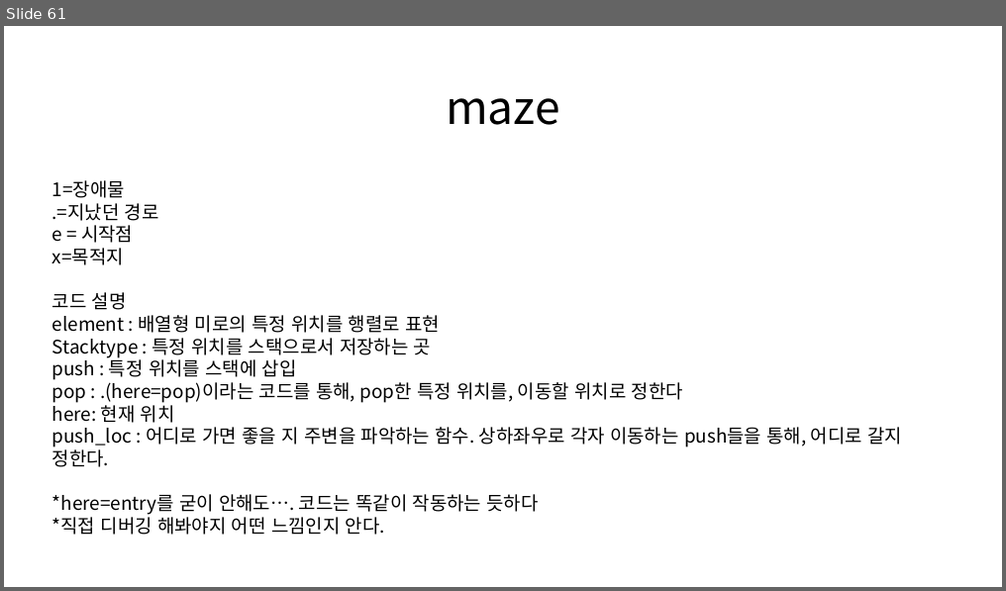
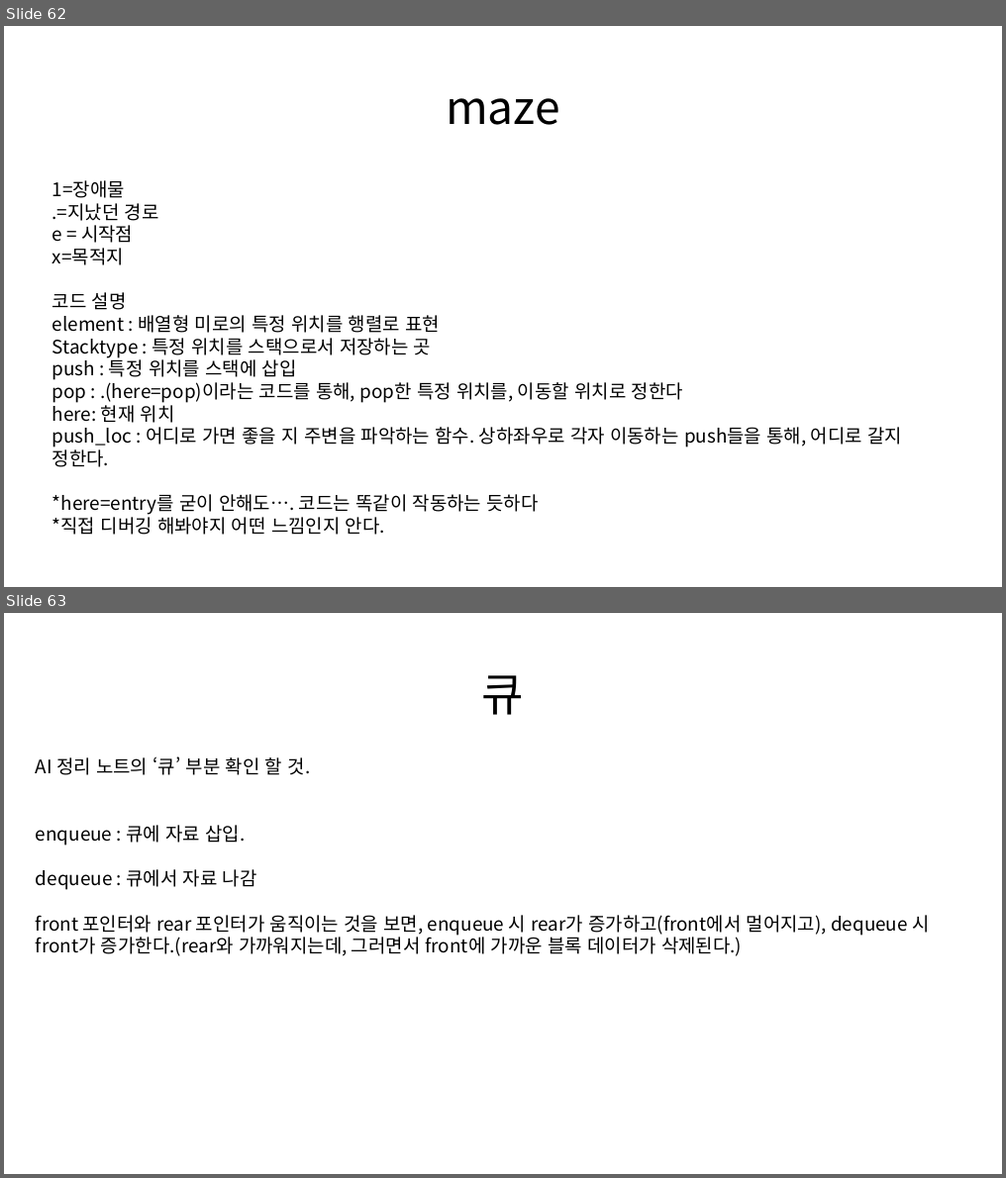
Before and after one commit to Seong221/College-Study-PPT, a slide deck: Data Structure_upload.pptx. Shown one above the other, each under a label of ours: slide 61 before the commit, slides 62 and 63 after it. The pictures are 1006x591 and 1006x1178 pixels, drawn with LibreOffice and Linux fonts; fonts in the diff are those of the drawing. Boxes give left, top, right and bottom in pixels: in the first picture for what was removed or moved away, otherwise in the second. Text is boxed around its words. In the diff, an @@ line names an element or a change of style, - is before the commit and + after.

```diff
--- a/Data Structure_upload.pptx
+++ b/Data Structure_upload.pptx
@@ slide 63 added at (4, 613, 1002, 1174), background #FFFFFF @@
@@ title added at (482, 675, 524, 715), 44 pt, text #000000 @@
+큐
@@ text added at (36, 757, 929, 957), 18 pt, text #000000 @@
+AI 정리 노트의 ‘큐’ 부분 확인 할 것.
+enqueue : 큐에 자료 삽입.
+dequeue : 큐에서 자료 나감
+front 포인터와 rear 포인터가 움직이는 것을 보면, enqueue 시 rear가 증가하고(front에서 멀어지고), dequeue 시 front가 증가한다.(rear와 가까워지는데, 그러면서 front에 가까운 블록 데이터가 삭제된다.)
@@ what was slide 61 is now slide 62 @@
```
Also in this commit, not shown: 1 slide changed, 12 other slides added, 1 slide removed, 1 other file.
